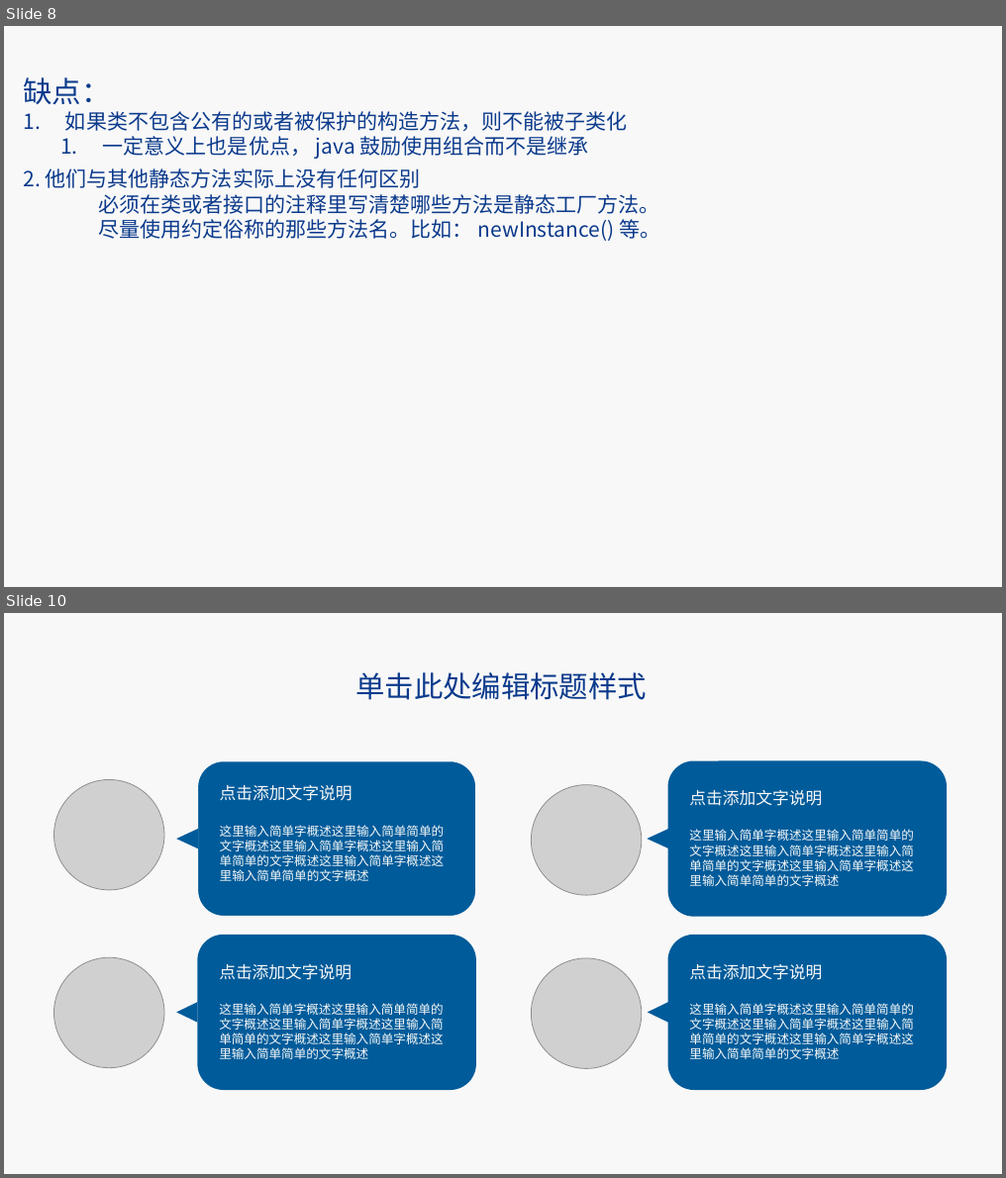
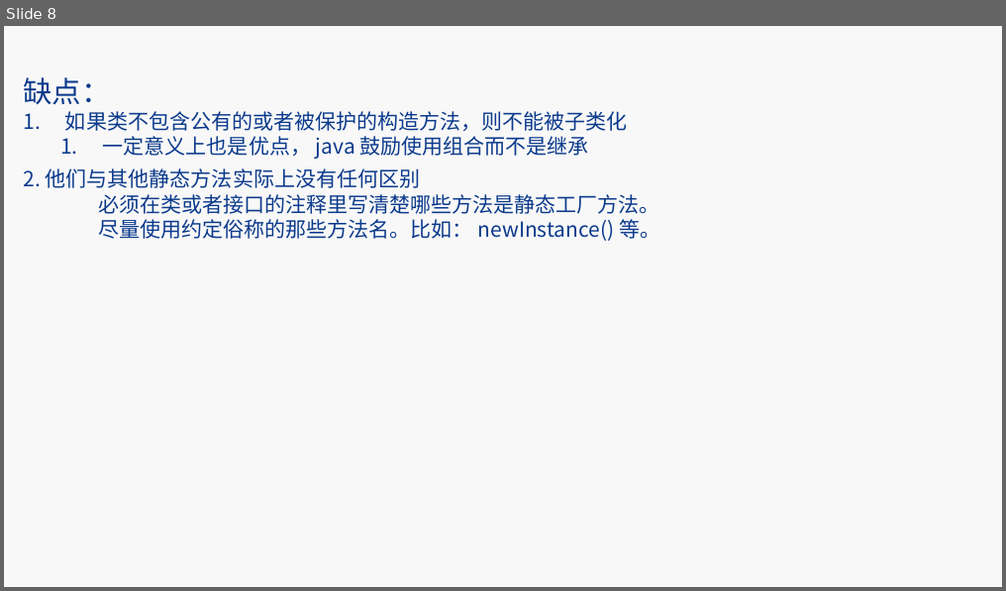
Before and after one commit to kinghaoyu/effectivejava, a slide deck: src/main/resources/ppt/后端技术分享之日常开发中的常用技巧.pptx. Shown one above the other, each under a label of ours: slides 8 and 10 before the commit, slide 8 after it; the slides between them are not shown. The pictures are 1006x1178 and 1006x591 pixels, drawn with LibreOffice and Linux fonts; fonts in the diff are those of the drawing; grey boxes stand for pictures; background and template pictures are left out. Boxes give left, top, right and bottom in pixels: in the first picture for what was removed or moved away, otherwise in the second. Text is boxed around its words. In the diff, an @@ line names an element or a change of style, - is before the commit and + after.

```diff
--- a/src/main/resources/ppt/后端技术分享之日常开发中的常用技巧.pptx
+++ b/src/main/resources/ppt/后端技术分享之日常开发中的常用技巧.pptx
@@ slide 10 removed at bbox=[4, 613, 1002, 1174], background #F8F8F8 @@
@@ text removed at bbox=[355, 672, 647, 700] @@
-单击此处编辑标题样式
@@ picture removed at bbox=[54, 780, 164, 890] @@
@@ rounded rectangle removed at bbox=[197, 761, 475, 917] @@
@@ text removed at bbox=[220, 785, 445, 881] @@
-点击添加文字说明
-这里输入简单字概述这里输入简单简单的文字概述这里输入简单字概述这里输入简单简单的文字概述这里输入简单字概述这里输入简单简单的文字概述
@@ picture removed at bbox=[531, 785, 642, 895] @@
@@ rounded rectangle removed at bbox=[668, 761, 946, 917] @@
@@ text removed at bbox=[689, 790, 914, 886] @@
-点击添加文字说明
-这里输入简单字概述这里输入简单简单的文字概述这里输入简单字概述这里输入简单简单的文字概述这里输入简单字概述这里输入简单简单的文字概述
@@ triangle removed at bbox=[176, 829, 198, 849] @@
@@ triangle removed at bbox=[648, 829, 668, 849] @@
@@ rounded rectangle removed at bbox=[197, 935, 475, 1090] @@
@@ rounded rectangle removed at bbox=[668, 935, 946, 1090] @@
@@ picture removed at bbox=[54, 959, 164, 1068] @@
@@ text removed at bbox=[219, 964, 444, 1059] @@
-点击添加文字说明
-这里输入简单字概述这里输入简单简单的文字概述这里输入简单字概述这里输入简单简单的文字概述这里输入简单字概述这里输入简单简单的文字概述
@@ picture removed at bbox=[531, 959, 642, 1069] @@
@@ text removed at bbox=[689, 964, 914, 1059] @@
-点击添加文字说明
-这里输入简单字概述这里输入简单简单的文字概述这里输入简单字概述这里输入简单简单的文字概述这里输入简单字概述这里输入简单简单的文字概述
@@ triangle removed at bbox=[176, 1003, 197, 1023] @@
@@ triangle removed at bbox=[648, 1003, 668, 1023] @@
```
Also in this commit, not shown: 3 slides changed, 8 slides added, 2 other slides removed, 4 other files.
